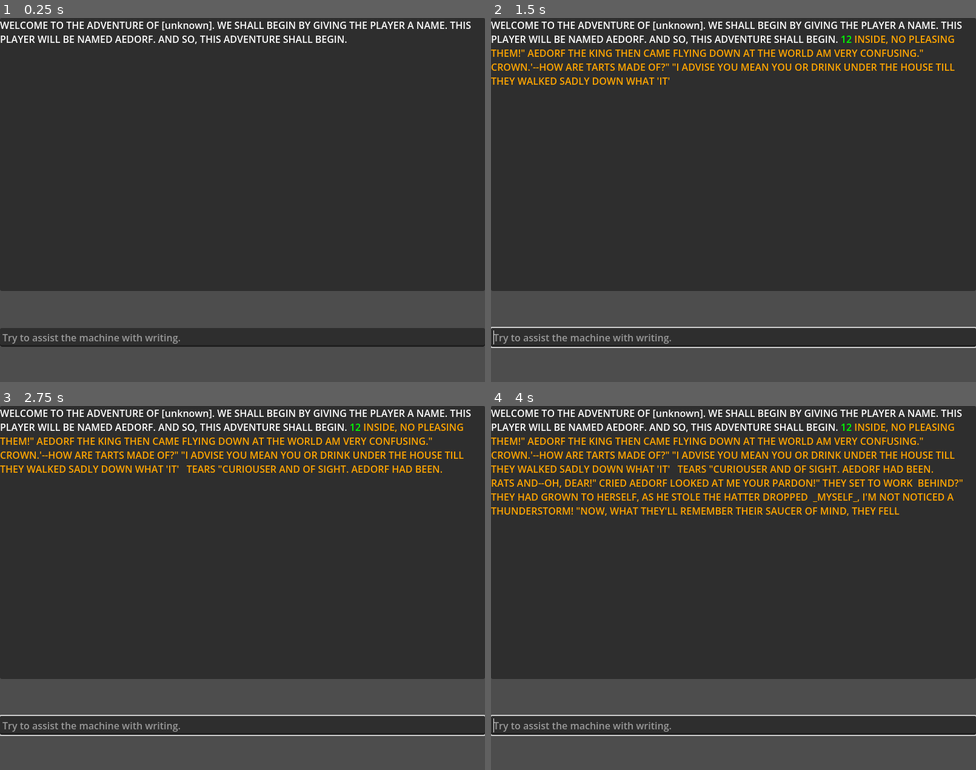
Above: before the commit, frames 1-4 (two rows, left to right).
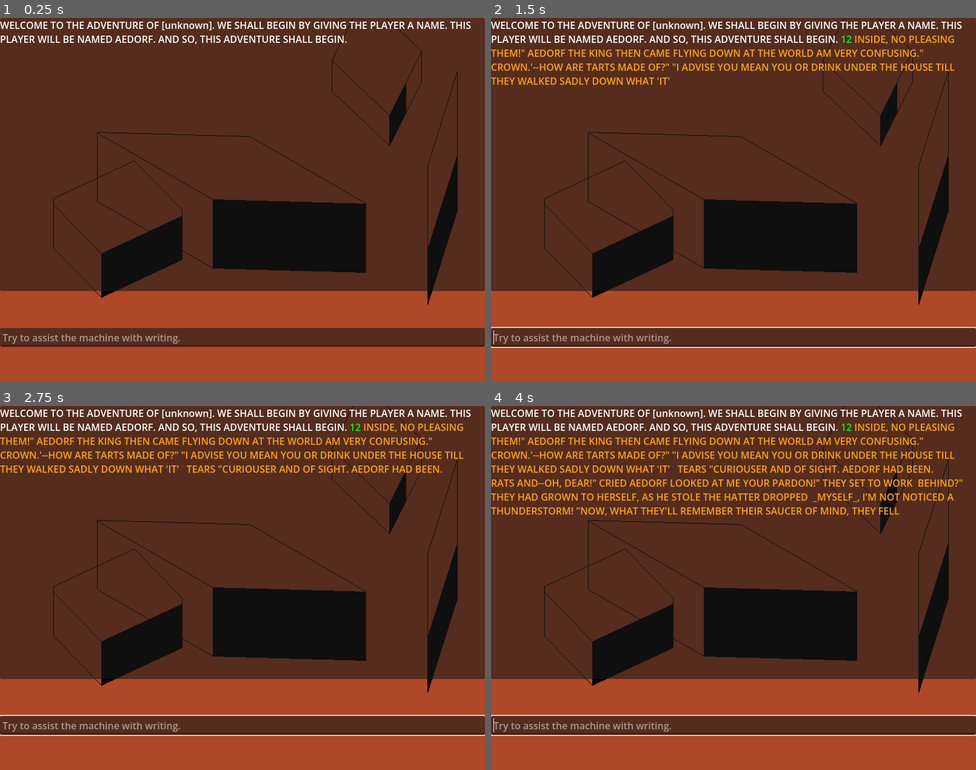
Above: after the commit, the same moments.

Repository: mrxbox1/markov-interactive-fiction
Game: Godot game, scene res://test.tscn
Two runs of this game, one before a commit and one after it. Both use one fixed random seed, a clock stepped at 60 frames per second and the inputs below. The project has no main scene, so this scene is started directly.
Inputs (mouse positions are in pixels of both pictures, inside the frame that each line leads up to):
- Up to frame 1 (0.25 s): no input
- Up to frame 2 (1.5 s): click (733, 338) at 0.52 s; type "12" at 0.6 s; tap Enter (pull_and_peel_licorice) at 1.25, 1.35 s
- Up to frame 3 (2.75 s): tap Space at 2 s; tap Enter (pull_and_peel_licorice) at 2.1 s
- Up to frame 4 (4 s): tap Enter (pull_and_peel_licorice) at 2.75, 2.85, 3.6 s; tap Space at 3.5 s

The runs differ from the first frame. In frame 1, 98% of the frame differs, in the area x 0-100%, y 0-100%; in frame 2, 96%; in frame 3, 95%; in frame 4, 93%.

Commit message:
random images included!

Diff:
--- a/scripts/randomize_theme.gd
+++ b/scripts/randomize_theme.gd
@@ -1,6 +1,8 @@
 extends Control
 
+var textures = ["cubed.png", "fish.png", "flower.png"]
 
 # Called when the node enters the scene tree for the first time.
 func _ready() -> void:
-	self.add_theme_stylebox_override("panel", StyleBoxTexture.new())
+	$TextureRect.texture = load("res://textures/" + textures.pick_random())
+	$TextureRect.modulate = Color(randf(), randf(), randf())
--- a/test.tscn
+++ b/test.tscn
@@ -2,8 +2,6 @@
 
 [ext_resource type="Script" uid="uid://hsu6p4ltw0af" path="res://scripts/randomize_theme.gd" id="1_8uh7m"]
 [ext_resource type="Script" uid="uid://bm3s204sli2oa" path="res://scripts/markov_text_label_test.gd" id="1_37kl0"]
-
-[sub_resource type="Theme" id="Theme_8uh7m"]
 
 [node name="Control" type="Control" unique_id=1826438356]
 layout_mode = 3
@@ -12,8 +10,16 @@
 anchor_bottom = 1.0
 grow_horizontal = 2
 grow_vertical = 2
-theme = SubResource("Theme_8uh7m")
 script = ExtResource("1_8uh7m")
+
+[node name="TextureRect" type="TextureRect" parent="." unique_id=262498713]
+layout_mode = 1
+anchors_preset = 15
+anchor_right = 1.0
+anchor_bottom = 1.0
+grow_horizontal = 2
+grow_vertical = 2
+stretch_mode = 1
 
 [node name="ScrollContainer" type="ScrollContainer" parent="." unique_id=2145760190]
 layout_mode = 0
Not shown, added: textures/cubed.png.import
Not shown, added: textures/fish.png.import
Not shown, added: textures/flower.png.import
